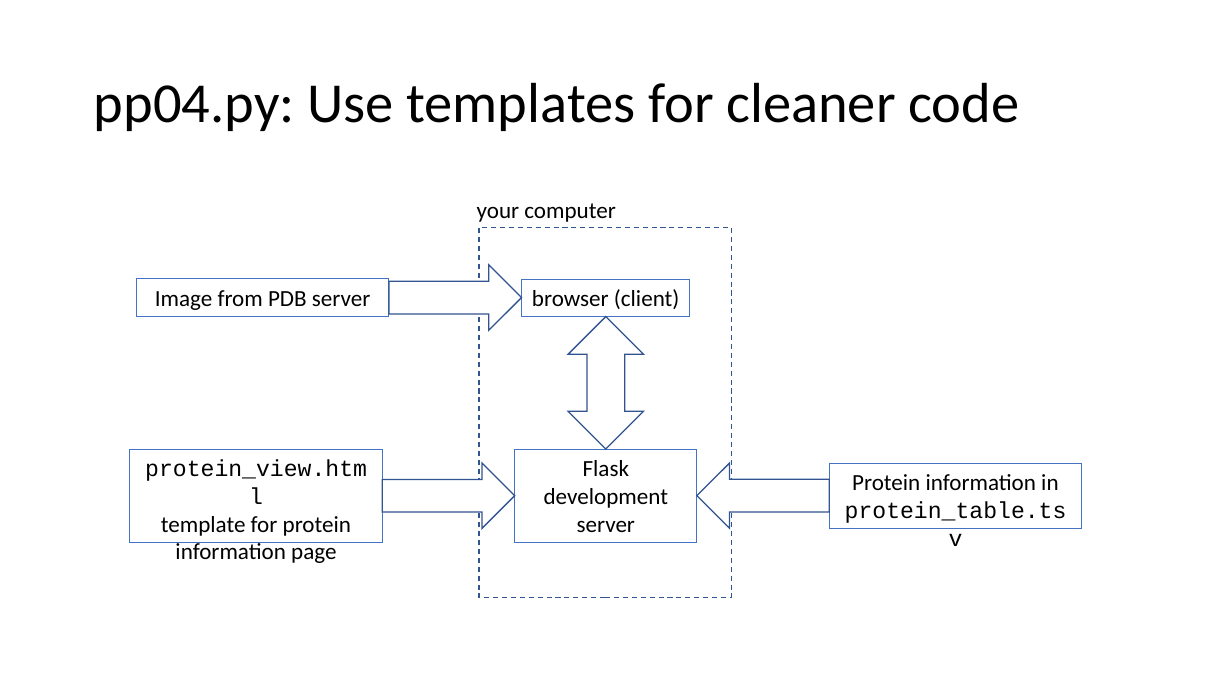
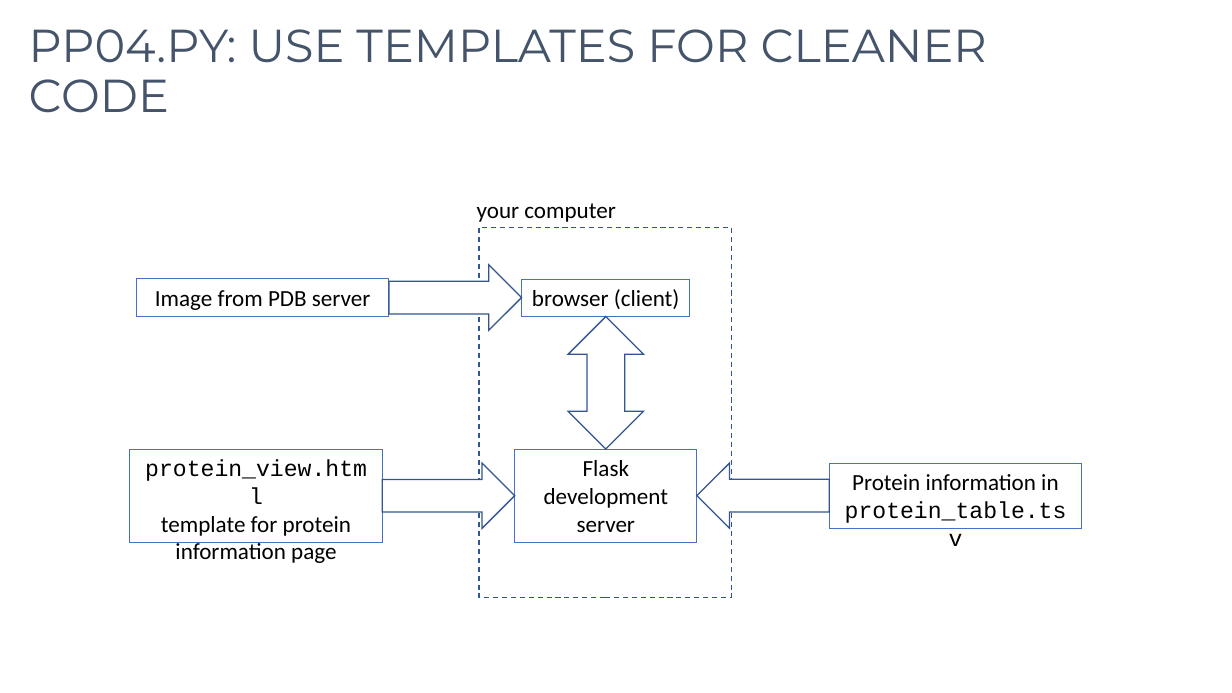
Before and after one commit to conradbessant/webintro, a slide deck: slide 6 of explanation.pptx. Drawn at 1232x693 pixels with LibreOffice and Linux fonts; fonts in the diff are those of the drawing. Boxes give left, top, right and bottom in pixels: in the first picture for what was removed or moved away, otherwise in the second. Text is boxed around its words. In the diff, an @@ line names an element or a change of style, - is before the commit and + after.

```diff
--- a/explanation.pptx
+++ b/explanation.pptx
@@ title "PP04.PY: USE TEMPLATES FOR CLEANER ..." at [29,29,987,113]: vertical alignment middle to top @@
@@ title at [29,29,987,113]: text changed; size 44 to 36 pt; font Calibri to Montserrat; text colour #000000 to #44546A @@
-pp04.py: Use templates for cleaner code
+PP04.PY: USE TEMPLATES FOR CLEANER CODE
```
Also in this commit, not shown: 7 other slides changed, 6 other files.
